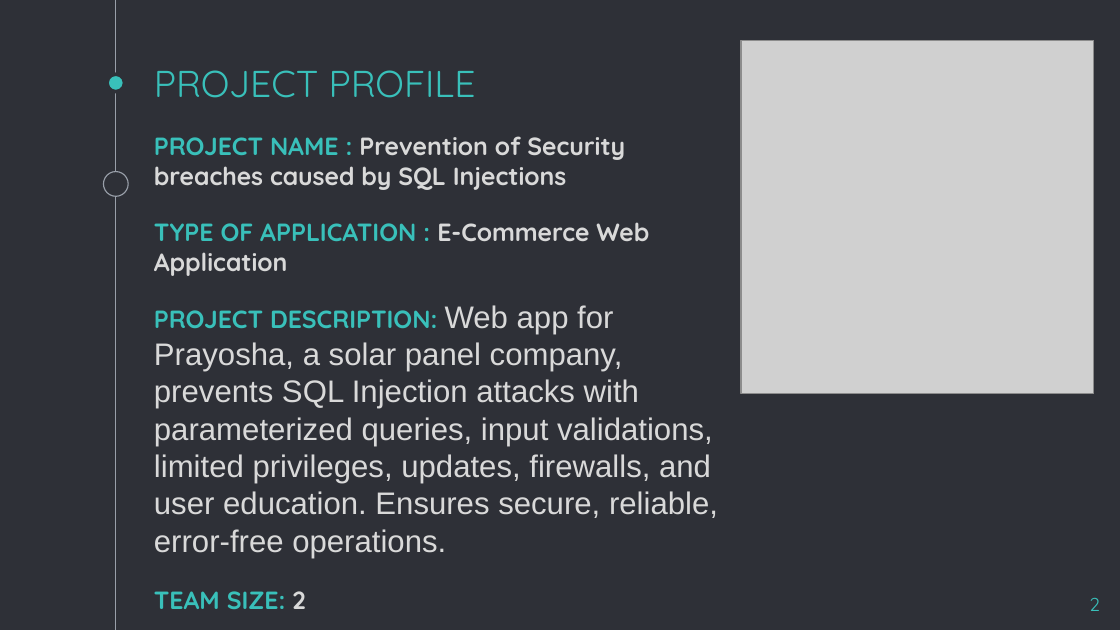
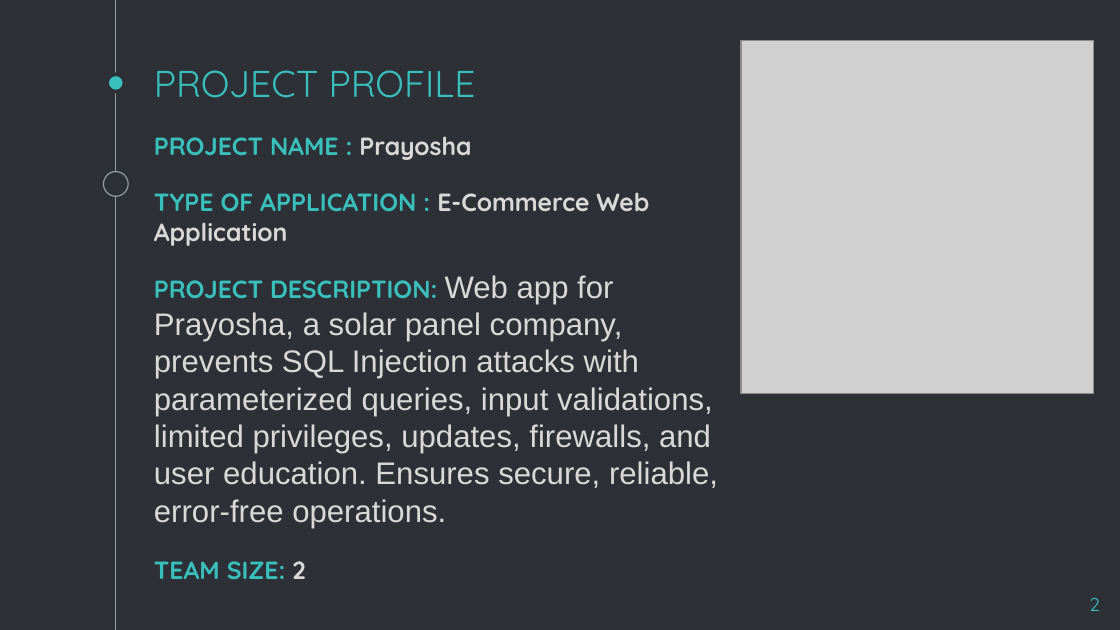
Before and after one commit to praptipatel18/Report, a slide deck: slide 2 of project.pptx. Drawn at 1120x630 pixels with LibreOffice and Linux fonts; fonts in the diff are those of the drawing; grey boxes stand for pictures; background and template pictures are left out. Boxes give left, top, right and bottom in pixels: in the first picture for what was removed or moved away, otherwise in the second. Text is boxed around its words. In the diff, an @@ line names an element or a change of style, - is before the commit and + after.

```diff
--- a/project.pptx
+++ b/project.pptx
@@ text at (x1=154, y1=136, x2=471, y2=160): text changed; text colour #D9D9D9 to #39C0BA @@
-PROJECT NAME : Prevention of Security breaches caused by SQL Injections
+PROJECT NAME : Prayosha
```
Also in this commit, not shown: 1 other slide changed, 15 other files.
